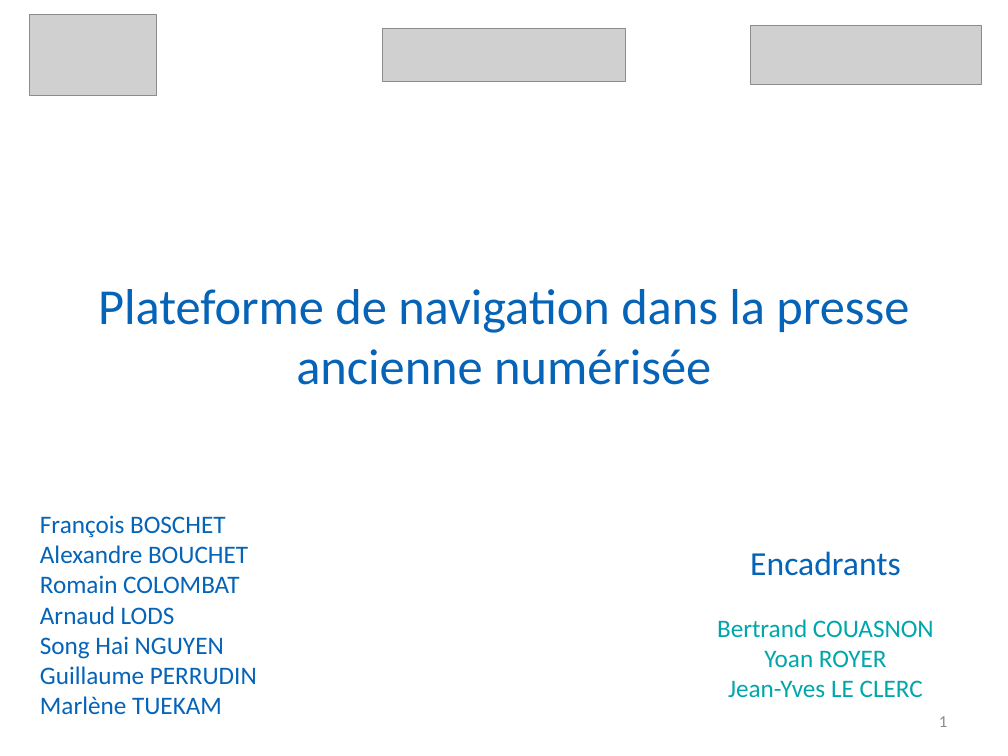
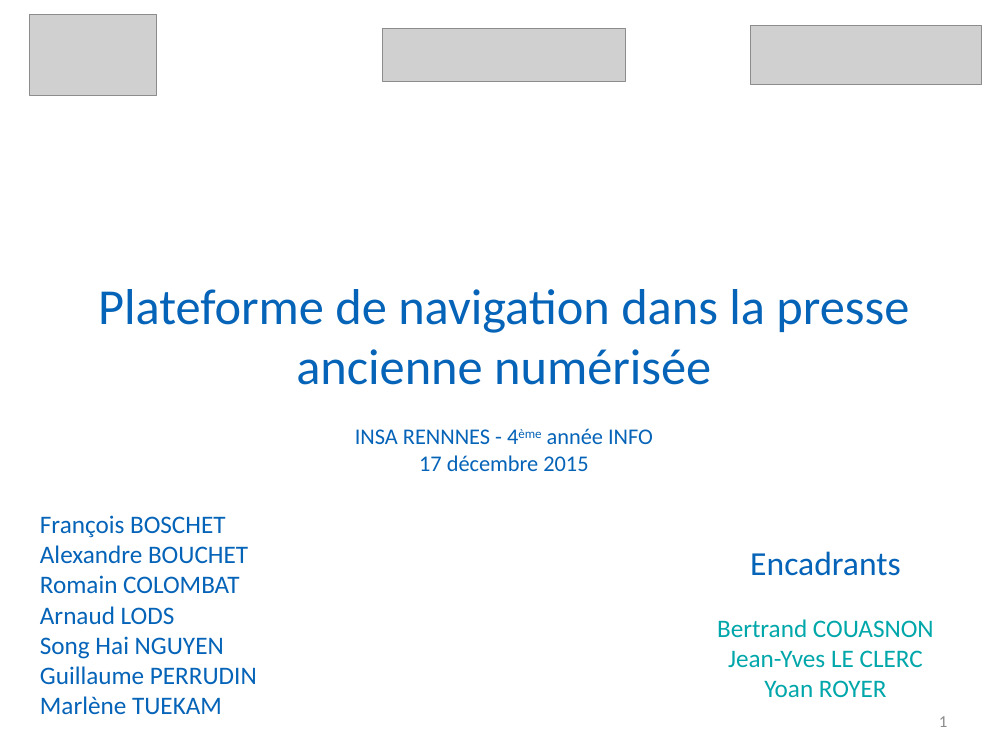
Before and after one commit to Romcol/Gutemberg-rapports, a slide deck: slide 1 of defense/1_project/powerpoint.pptx. Drawn at 1008x756 pixels with LibreOffice and Linux fonts; fonts in the diff are those of the drawing; grey boxes stand for pictures; background and template pictures are left out. Boxes give left, top, right and bottom in pixels: in the first picture for what was removed or moved away, otherwise in the second. Text is boxed around its words. In the diff, an @@ line names an element or a change of style, - is before the commit and + after.

```diff
--- a/defense/1_project/powerpoint.pptx
+++ b/defense/1_project/powerpoint.pptx
@@ text added at (355, 428, 653, 471), 16 pt, text #0563B8 @@
+INSA RENNNES - 4ème année INFO
+17 décembre 2015
@@ text at (728, 650, 923, 667): paragraph added @@
+Jean-Yves LE CLERC
@@ text at (728, 680, 923, 697): paragraph removed @@
-Jean-Yves LE CLERC
```
Also in this commit, not shown: 7 other slides changed, 4 slides added, 2 slides removed.
